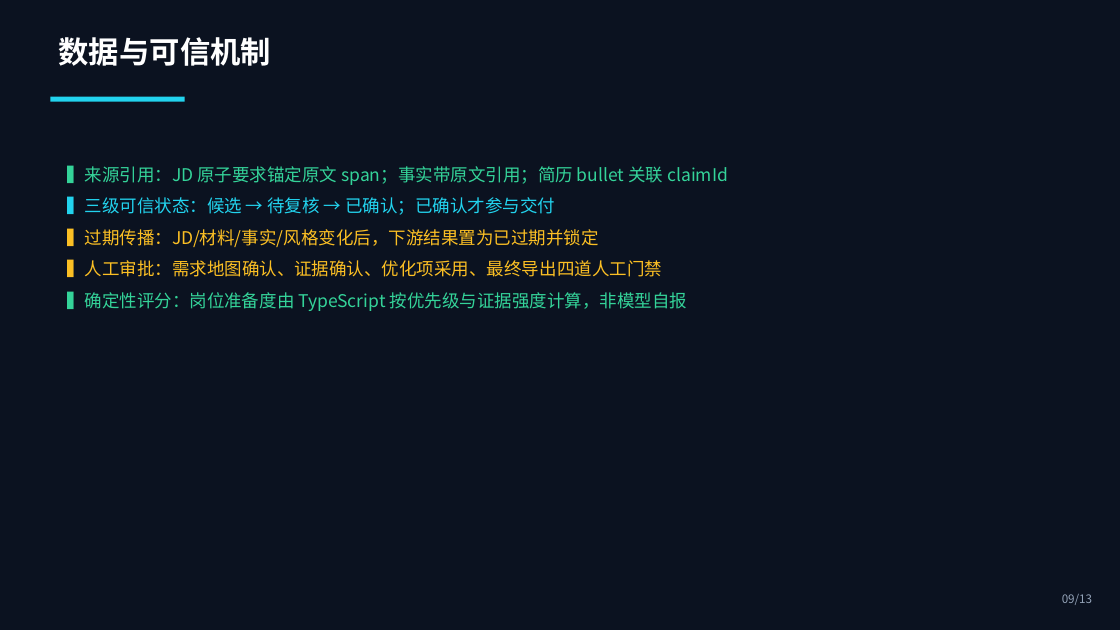
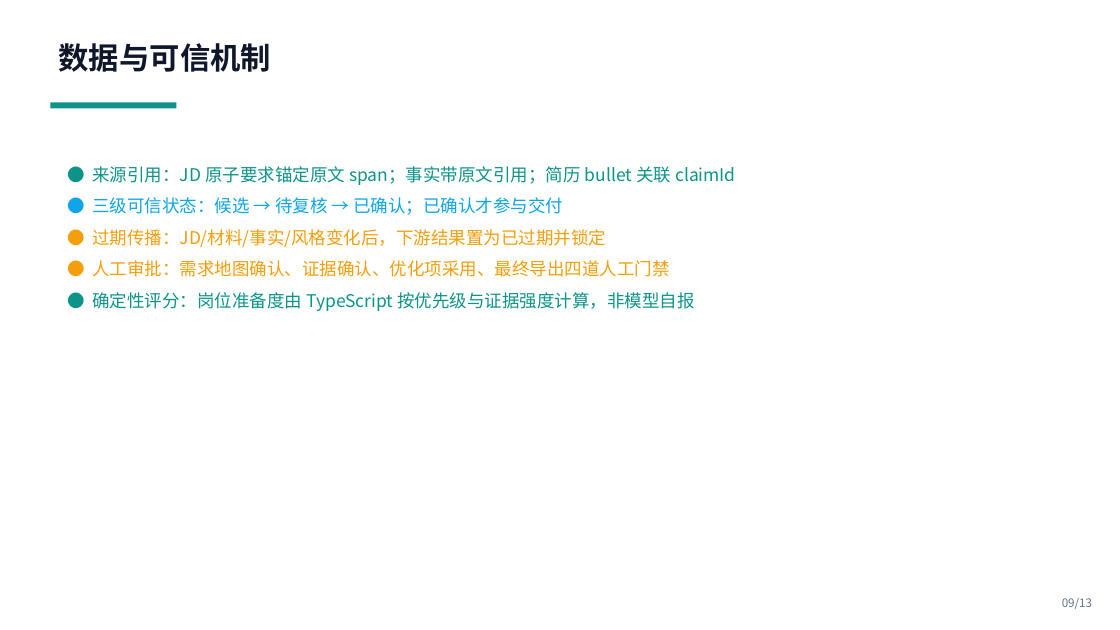
Before and after one commit to yingchao4399/resume-expert, a slide deck: slide 9 of competition/initial/01-solution-deck.pptx. Drawn at 1120x630 pixels with LibreOffice and Linux fonts; fonts in the diff are those of the drawing. Boxes give left, top, right and bottom in pixels: in the first picture for what was removed or moved away, otherwise in the second. Text is boxed around its words. In the diff, an @@ line names an element or a change of style, - is before the commit and + after.

```diff
--- a/competition/initial/01-solution-deck.pptx
+++ b/competition/initial/01-solution-deck.pptx
@@ rectangle removed at bbox=[0, 0, 1120, 630] @@
@@ text "数据与可信机制" at bbox=[59, 43, 271, 72]: text colour #FFFFFF to #0F172A @@
@@ rectangle: place and size @@
-rectangle at bbox=[50, 97, 185, 102]
+rectangle at bbox=[50, 103, 176, 108]
@@ rectangle at bbox=[50, 103, 176, 108]: fill #22D3EE to #0D9488 @@
@@ text at bbox=[92, 166, 736, 311]: text changed; text colour #34D399 to #0D9488 @@
-▍来源引用：JD 原子要求锚定原文 span；事实带原文引用；简历 bullet 关联 claimId
-▍三级可信状态：候选 → 待复核 → 已确认；已确认才参与交付
-▍过期传播：JD/材料/事实/风格变化后，下游结果置为已过期并锁定
-▍人工审批：需求地图确认、证据确认、优化项采用、最终导出四道人工门禁
-▍确定性评分：岗位准备度由 TypeScript 按优先级与证据强度计算，非模型自报
+● 来源引用：JD 原子要求锚定原文 span；事实带原文引用；简历 bullet 关联 claimId
+● 三级可信状态：候选 → 待复核 → 已确认；已确认才参与交付
+● 过期传播：JD/材料/事实/风格变化后，下游结果置为已过期并锁定
+● 人工审批：需求地图确认、证据确认、优化项采用、最终导出四道人工门禁
+● 确定性评分：岗位准备度由 TypeScript 按优先级与证据强度计算，非模型自报
@@ text "09/13" at bbox=[1062, 598, 1092, 609]: text colour #94A3B8 to #64748B @@
```
Also in this commit, not shown: 12 other slides changed, 9 other files.
